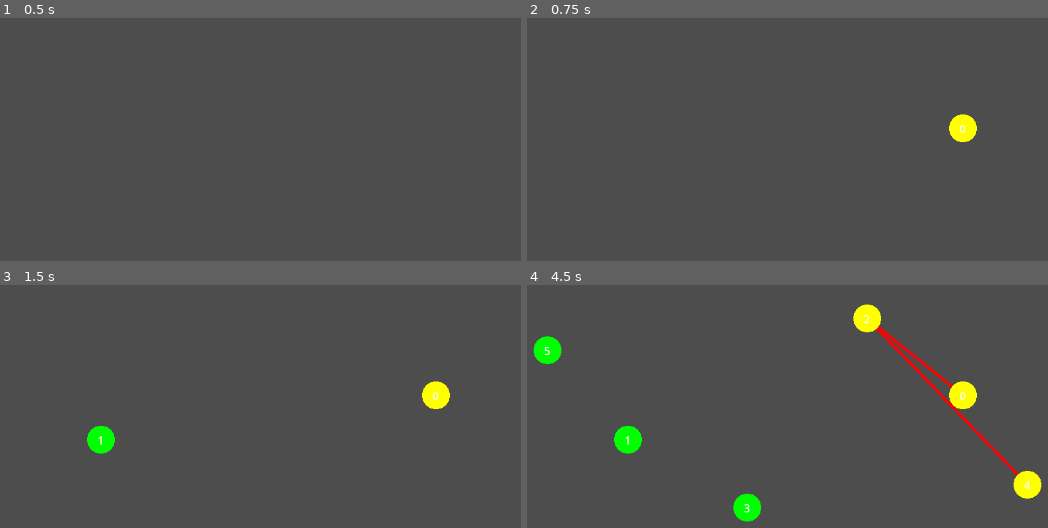
Above: before the commit, frames 1-4 (two rows, left to right).
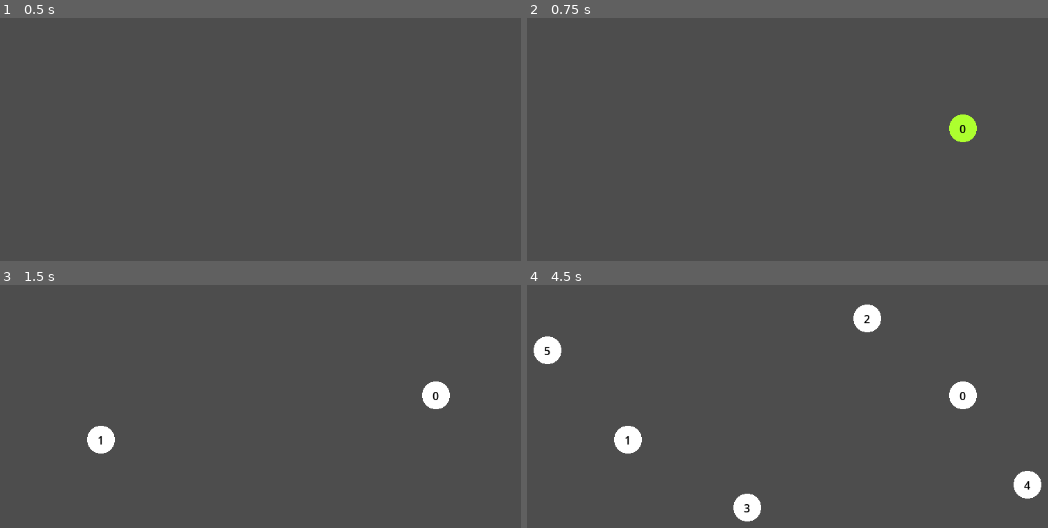
Above: after the commit, the same moments.

Repository: VerticesLTD/Graphos
Game: Godot game, scene res://main.tscn
Same seed, same stepped clock (60 frames per second), same inputs: the game is played once before the commit and once after it.
Inputs (mouse positions are in pixels of both pictures, inside the frame that each line leads up to):
- Up to frame 1 (0.5 s): no input
- Up to frame 2 (0.75 s): tap Enter at 0.5 s; move the mouse to (964, 127) at 0.52 s; hold Ctrl from 0.53 s (still down); click (964, 127) at 0.67 s
- Up to frame 3 (1.5 s): release Ctrl at 1.25 s; tap Space at 1.25 s; drag from (98, 440) to (218, 506) at 1.27 s
- Up to frame 4 (4.5 s): tap Enter at 2, 3.5 s; move the mouse to (865, 319) at 2.02 s; hold Ctrl 2.03-2.75 s; click (865, 319) at 2.17 s; tap Space at 2.75, 4.25 s; drag from (745, 506) to (547, 350) at 2.77 s; move the mouse to (1027, 484) at 3.52 s; hold Ctrl 3.53-4.25 s; click (1027, 484) at 3.67 s; drag from (547, 350) to (667, 304) at 4.27 s

Frame 1 is identical in both runs. In frame 2, 0.5% of the frame differs, in the area x 80-87%, y 39-52%; in frame 3, 1.0%; in frame 4, 3.8%, in the area x 1-99%, y 7-98%.

Commit message:
Refined GraphController to handle the input more clearly, split it into branches. fixed the bug of releasing control to uncolor the cosed vertices. made sheild for later input functions. moves VERTEX_RADIUS into globals, so everything can use it.

Diff:
--- a/controllers/GraphController.gd
+++ b/controllers/GraphController.gd
@@ -1,9 +1,6 @@
 ## A class to control the graph, recieves inputs, and changes the graph.
 extends Node
 class_name GraphController
-
-## Allows the controller to
-@onready var preview_sprite: Node2D = $"../PlacementPreview"
 
 ## Allows the controller to control the graph
 @export var graph: UndirectedGraph
@@ -12,59 +9,136 @@
 var dragged_vertex_id: int = Globals.NOT_FOUND
 var is_dragging: bool = false
 
-# The selection buffer needs to live here to track the current input path
+## The selection buffer to select multiple nodes
 var selection_buffer: Array[int] = []
 
-# Called when the node enters the scene tree for the first time.
+## Called when the node enters the scene tree for the first time.
 func _ready() -> void:
-	# Gives the Controller the ability to 'catch' the input
+	# Subscribe to intentions to catch input
 	InputHandler.subscribe_to_intention(InputHandler.INTENTION_TYPE.MOUSE_CLICK, self)
 	InputHandler.subscribe_to_intention(InputHandler.INTENTION_TYPE.MOUSE_MOTION, self)
+	InputHandler.subscribe_to_intention(InputHandler.INTENTION_TYPE.KEYBOARD, self)
 
-# Called every frame. 'delta' is the elapsed time since the previous frame.
+## Called every frame.
 func _process(delta: float) -> void:
 	pass
 
 ## ------------------------------------------------------------------------------
-## INPUT HANDLING (The Director)
+## INPUT HANDLING
 ## ------------------------------------------------------------------------------
 
 ## This function is executed by InputHandler for the subscribed intentions.
 func execute_intention(intention: InputHandler.Intention) -> void:
+	# Grab the data from the intention
 	var event: InputEvent = intention.event
 	var mouse_pos: Vector2 = intention.position
 
-	# 1. HANDLE CLICKS & RELEASES
+	# 1. MOTION (Dragging)
+	# Handled first because its the most frequent one.
+	if event is InputEventMouseMotion:
+		_handle_mouse_movement(mouse_pos)
+		return
+
+	# 2. LEFT_CLICKS & LEFT_RELEASES
 	if event is InputEventMouseButton and event.button_index == MOUSE_BUTTON_LEFT:
 		if event.is_pressed():
-			var id = graph.get_vertex_collision(mouse_pos)
+			_handle_left_click(mouse_pos)
+		else:
+			_handle_left_release()
 
-			# If we clicked a vertex (and not holding Ctrl), start dragging
-			if id != Globals.NOT_FOUND and not Input.is_key_pressed(KEY_CTRL):
-				dragged_vertex_id = id
-				is_dragging = true
-			else:
-				# ONLY spawn if we aren't clicking an existing vertex
-				if id == Globals.NOT_FOUND:
-					if Input.is_key_pressed(KEY_CTRL):
-						_handle_path_connection(mouse_pos)
-					else:
-						_handle_vertex_placement(mouse_pos)
+	# 3. RIGHT_CLICKS & RIGHT_RELEASES
+	if event is InputEventMouseButton and event.button_index == MOUSE_BUTTON_RIGHT:
+		if event.is_pressed():
+			_handle_right_click(mouse_pos)
 		else:
-			# Mouse released: stop dragging
-			is_dragging = false
-			dragged_vertex_id = Globals.NOT_FOUND
+			_handle_right_release()
 
-	# 2. HANDLE MOTION
-	if event is InputEventMouseMotion and is_dragging:
-		var v = graph.get_vertex(dragged_vertex_id)
-		if v:
-			v.pos = mouse_pos # Move the brain, the puppet will follow in _process
+	# 4. RELEASE CTRL
+	if event is InputEventKey and event.keycode == KEY_CTRL:
+		if not event.is_pressed():
+			# If they let go of Ctrl, wipe the selection
+			_clear_selection_context()
+			return
 
-## Handles vertex placement.
-## Creates a vertex at posistion.
+
+## ------------------------------------------------------------------------------
+## MOUSE MOVEMENTS
+## ------------------------------------------------------------------------------
+
+## Handle mouse movement
+func _handle_mouse_movement(mouse_pos: Vector2):
+	# LANE 1: PASSIVE (Hovering)
+	# This runs every time the mouse moves, regardless of dragging.
+	_handle_hover(mouse_pos)
+
+	# LANE 2: ACTIVE (Dragging)
+	# We only proceed here if a drag is actually in progress.
+	if is_dragging:
+		_handle_dragging(mouse_pos)
+
+
+func _handle_hover(mouse_pos: Vector2):
+	pass
+
+func _handle_dragging(mouse_pos: Vector2):
+	pass
+
+## Starts dragging a node
+func _start_dragging(id: int) -> void:
+	dragged_vertex_id = id
+	is_dragging = true
+	# OPTIONAL add 'v.z_index = 1' here to make the dragged node appear on top
+
+## If mouse release and ctrl released, stop dragging.
+func _stop_dragging() -> void:
+	is_dragging = false
+	dragged_vertex_id = Globals.NOT_FOUND
+
+## ------------------------------------------------------------------------------
+## LEFT_CLICKS & LEFT_RELEASES
+## ------------------------------------------------------------------------------
+func _handle_left_click(mouse_pos: Vector2):
+	# Get the vertex in the position of the mouse(or not found)
+	var id = graph.get_vertex_collision(mouse_pos)
+	var is_ctrl = Input.is_key_pressed(KEY_CTRL)
+
+	# 1. CLICKED VERTEX
+	if id != Globals.NOT_FOUND:
+		if is_ctrl:
+			_handle_path_connection(mouse_pos)
+		else:
+			_start_dragging(id)
+		return
+
+	# 2. CLICKED EMPTY SPACE INTERACTION
+	if is_ctrl:
+		_handle_path_connection(mouse_pos) # Create & Connect
+	else:
+		_handle_vertex_placement(mouse_pos) # Just create
+
+func _handle_left_release():
+	# Always stop dragging when the mouse is let go
+	_stop_dragging()
+
+
+
+## ------------------------------------------------------------------------------
+## RIGHT_CLICKS & RIGHT_RELEASES
+## ------------------------------------------------------------------------------
+func _handle_right_click(mouse_pos: Vector2):
+	pass
+
+func _handle_right_release():
+	pass
+
+
+## ------------------------------------------------------------------------------
+## HELPERS / STATE MANAGEMENT
+## ------------------------------------------------------------------------------
+
+## Handles vertex placement. Creates a vertex at posistion.
 func _handle_vertex_placement(pos:Vector2) -> void:
-	graph.add_vertex(pos, Color.GREEN)
+	graph.add_vertex(pos, Color.WHITE)
 
 ## Handles connecting a few vertices in a row.
 ## If user clicked on a vertex, it's ID is remembered.
@@ -72,11 +146,11 @@
 func _handle_path_connection(pos: Vector2) -> void:
 	var id = graph.get_vertex_collision(pos)
 
-	# --- SMART ADDITION: Clicked empty space ---
+	# Clicked empty space
 	if id == Globals.NOT_FOUND:
 		# 1. Create the new vertex
 		var new_id = graph._next_vertex_id
-		graph.add_vertex(pos, Color.YELLOW)
+		graph.add_vertex(pos, Color.GREEN_YELLOW)
 
 		# 2. If we had a previous selection, connect it to the brand new vertex
 		if not selection_buffer.is_empty():
@@ -86,10 +160,12 @@
 		selection_buffer.append(new_id)
 		return
 
-	# Case 2: If the vertex is the last element, uncheck it
+	# Case 2: If the vertex is the last element, uncheck it, and remove the edge
 	if not selection_buffer.is_empty() and selection_buffer.back() == id:
+		var u = graph.get_vertex(id)
+		# u.remove_edge(selection_buffer.)
+
 		selection_buffer.erase(id)
-		var u = graph.get_vertex(id)
 		if u: u.color = Color.WHITE
 		return
 
@@ -105,3 +181,14 @@
 		var from_id = selection_buffer[selection_buffer.size() - 2]
 		var to_id = selection_buffer.back()
 		graph.add_edge(from_id, to_id)
+
+
+## Clears the seletion buffer of the vertices.
+func _clear_selection_context() -> void:
+	# 1. Clean the visual feedback
+	for id in selection_buffer:
+		var v = graph.get_vertex(id)
+		if v: v.color = Color.WHITE
+
+	# 2. Empty the logic container
+	selection_buffer.clear()
--- a/graphs/undirected-graph/UndirectedGraph.gd
+++ b/graphs/undirected-graph/UndirectedGraph.gd
@@ -8,8 +8,6 @@
 const VERTEX_VIEW_SCENE = preload("res://ui/vertex/VertexView.tscn")
 const EDGE_VIEW_SCENE = preload("res://ui/edge/EdgeView.tscn")
 
-## Radius of vertex collision (should match VertexView's detection)
-const VERTEX_RADIUS = 20.0
 
 ## Dictionary[int -> Vertex]
 var vertices: Dictionary = {}
@@ -227,7 +225,7 @@
 ## Iterates over vertices to check if position is colliding with one of them.
 func get_vertex_collision(pos: Vector2) -> int:
 	for v: Vertex in vertices.values():
-		if v.pos.distance_to(pos) <= VERTEX_RADIUS:
+		if v.pos.distance_to(pos) <= Globals.VERTEX_RADIUS:
 			return v.id
 	return Globals.NOT_FOUND
 
--- a/main.tscn
+++ b/main.tscn
@@ -1,8 +1,7 @@
-[gd_scene load_steps=4 format=3 uid="uid://yxcr5kwlindq"]
+[gd_scene load_steps=3 format=3 uid="uid://yxcr5kwlindq"]
 
 [ext_resource type="Script" uid="uid://c2yhxp7188k8k" path="res://graphs/undirected-graph/UndirectedGraph.gd" id="1_0xm2m"]
 [ext_resource type="Script" uid="uid://bi4h7vrxw31jb" path="res://controllers/GraphController.gd" id="2_0xm2m"]
-[ext_resource type="PackedScene" uid="uid://cxt6f2vgtos0c" path="res://ui/vertex/VertexView.tscn" id="3_h2yge"]
 
 [node name="Main" type="Node2D"]
 script = ExtResource("1_0xm2m")
@@ -14,8 +13,3 @@
 [node name="GraphController" type="Node" parent="." node_paths=PackedStringArray("graph")]
 script = ExtResource("2_0xm2m")
 graph = NodePath("../UndirectedGraph")
-
-[node name="PlacementPreview" parent="." instance=ExtResource("3_h2yge")]
-modulate = Color(0.98039216, 0.98039216, 0.98039216, 0.39215687)
-
-[editable path="PlacementPreview"]
--- a/scripts/utils/globals.gd
+++ b/scripts/utils/globals.gd
@@ -9,9 +9,10 @@
 const EVNT_TAG = "EVENT"
 
 # ------------
-# ID
+# Vertex globals
 # ------------
 var vertex_id = 0
+const VERTEX_RADIUS = 20.0
 
 # ------------
 # IDENTIFIRES
--- a/scripts/utils/input_handler.gd
+++ b/scripts/utils/input_handler.gd
@@ -7,7 +7,7 @@
 enum INTENTION_TYPE {
 	MOUSE_CLICK,
 	MOUSE_MOTION,
-	KEYBOARD_CLICK
+	KEYBOARD
 	}
 
 ## Inner class representing an intention
@@ -25,7 +25,7 @@
 var subscribers:Dictionary = {
 	INTENTION_TYPE.MOUSE_CLICK : [],
 	INTENTION_TYPE.MOUSE_MOTION : [],
-	INTENTION_TYPE.KEYBOARD_CLICK : [],
+	INTENTION_TYPE.KEYBOARD : [],
 	}
 
 func subscribe_to_intention(intention:INTENTION_TYPE,object:Object) -> void:
@@ -52,3 +52,9 @@
 		var intention = Intention.new(event)
 		for subscriber:Object in subscribers[INTENTION_TYPE.MOUSE_MOTION]:
 			subscriber.call_deferred("execute_intention", intention)
+
+	# Nofity keyboard
+	elif event is InputEventKey:
+		var intention = Intention.new(event)
+		for subscriber:Object in subscribers[INTENTION_TYPE.MOUSE_CLICK]:
+			subscriber.call_deferred("execute_intention", intention)
--- a/ui/vertex/VertexView.gd
+++ b/ui/vertex/VertexView.gd
@@ -5,9 +5,6 @@
 ## This script controls the "Body" of a vertex.
 ## It is now a "Pure View": it draws its own circle and listens to the Brain.
 ## ==============================================================================
-
-## The circle's radius
-const RADIUS: float = 20.0
 
 ## This is the slot for our Brain. The Graph Manager fills this when we are born.
 var data: Vertex
@@ -60,4 +57,4 @@
 
 	# 2. DRAW THE CIRCLE
 	# Vector2.ZERO ensures it draws on the node'ss origin.
-	draw_circle(Vector2.ZERO, RADIUS, circle_color)
+	draw_circle(Vector2.ZERO, Globals.VERTEX_RADIUS, circle_color)
--- a/ui/vertex/VertexView.tscn
+++ b/ui/vertex/VertexView.tscn
@@ -17,5 +17,6 @@
 offset_bottom = 11.5
 grow_horizontal = 2
 grow_vertical = 2
+theme_override_colors/font_color = Color(0, 0, 0, 1)
 horizontal_alignment = 1
 vertical_alignment = 1
